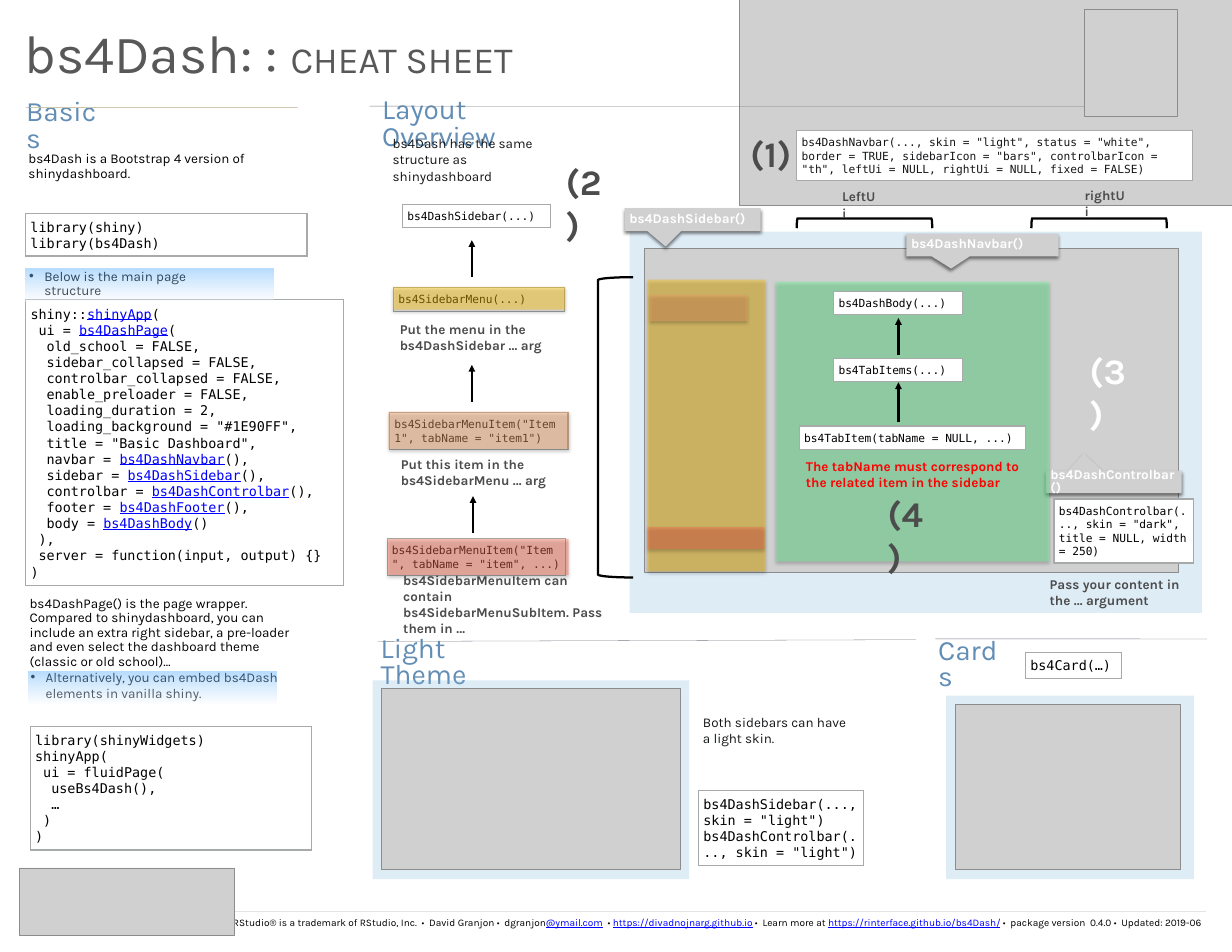
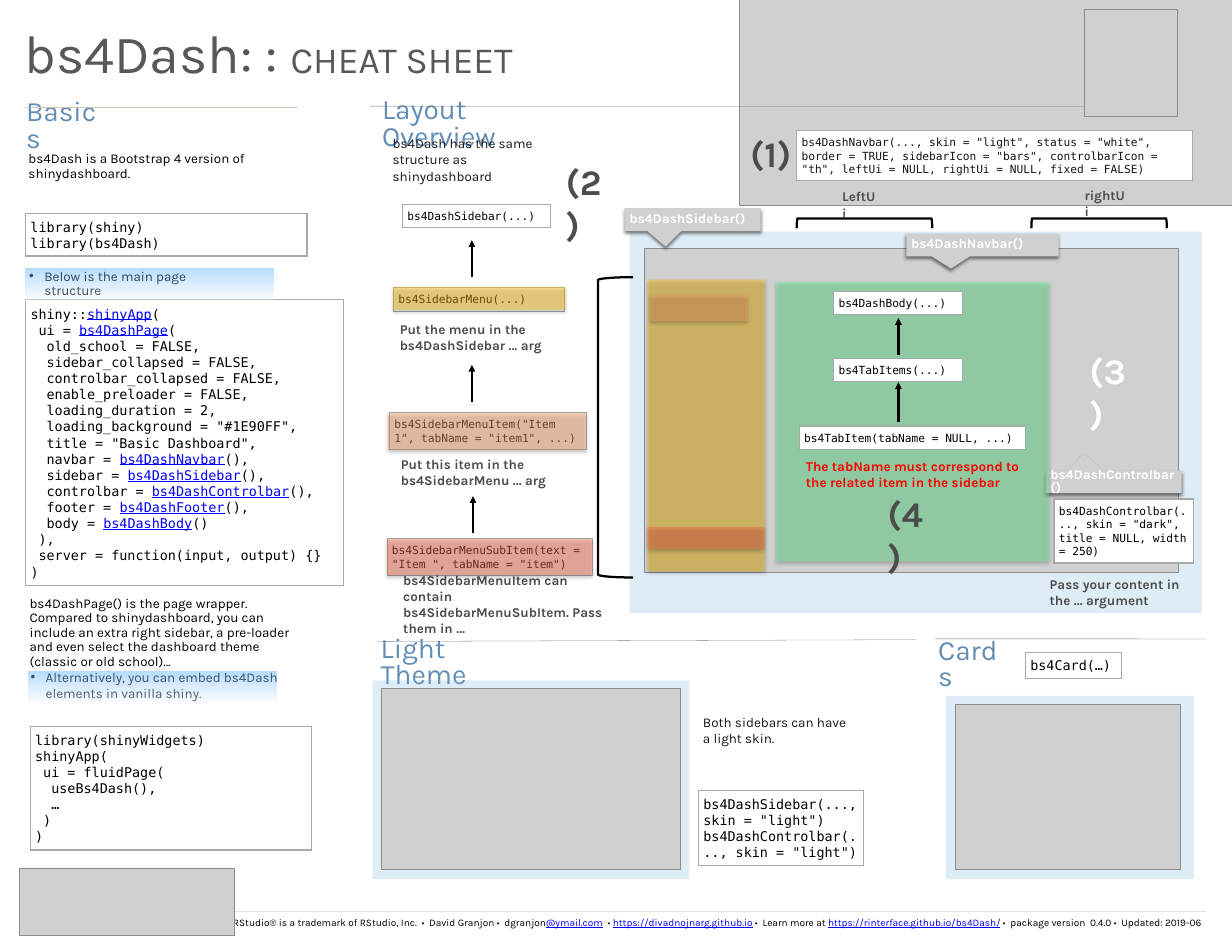
Before and after one commit to RinteRface/cheatsheets, a slide deck: slide 1 of bs4Dash.pptx. Drawn at 1232x952 pixels with LibreOffice and Linux fonts; fonts in the diff are those of the drawing; grey boxes stand for pictures; background and template pictures are left out. Boxes give left, top, right and bottom in pixels: in the first picture for what was removed or moved away, otherwise in the second. Text is boxed around its words. In the diff, an @@ line names an element or a change of style, - is before the commit and + after.

Commit message:
fix issue in bs4Dash cheatsheet (sidebar part)

```diff
--- a/bs4Dash.pptx
+++ b/bs4Dash.pptx
@@ rectangle: place and size @@
-rectangle at box(389, 411, 569, 448)
+rectangle at box(388, 413, 586, 450)
@@ rectangle "bs4SidebarMenuItem("Item 1", tabName = "item1", ...": place and size @@
-rectangle "bs4SidebarMenuItem("Item 1", tabName = "item1", ..." at box(389, 413, 568, 450)
+rectangle "bs4SidebarMenuItem("Item 1", tabName = "item1", ..." at box(389, 413, 586, 450)
@@ text in rectangle at box(394, 420, 555, 444): text changed @@
-bs4SidebarMenuItem("Item 1", tabName = "item1")
+bs4SidebarMenuItem("Item 1", tabName = "item1", ...)
@@ rectangle: place and size @@
-rectangle at box(388, 539, 568, 575)
+rectangle at box(387, 539, 593, 575)
@@ rectangle "bs4SidebarMenuSubItem(text = "Item ", tabName ...": place and size @@
-rectangle "bs4SidebarMenuSubItem(text = "Item ", tabName ..." at box(387, 539, 565, 576)
+rectangle "bs4SidebarMenuSubItem(text = "Item ", tabName ..." at box(387, 539, 593, 576)
@@ text in rectangle at box(392, 545, 567, 569): text changed @@
-bs4SidebarMenuItem("Item ", tabName = "item", ...)
+bs4SidebarMenuSubItem(text = "Item ", tabName = "item")
```
